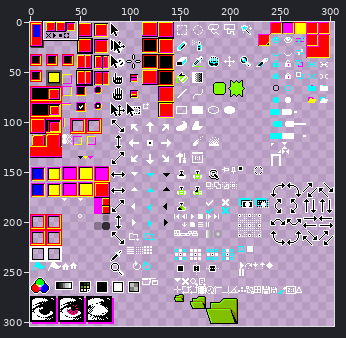
Edited in one commit: sprite sheet (Aseprite 95/template-dark/sheet.png). The picture above shows the old version from afar; the outline marks the close-up.
Close-up. Before:
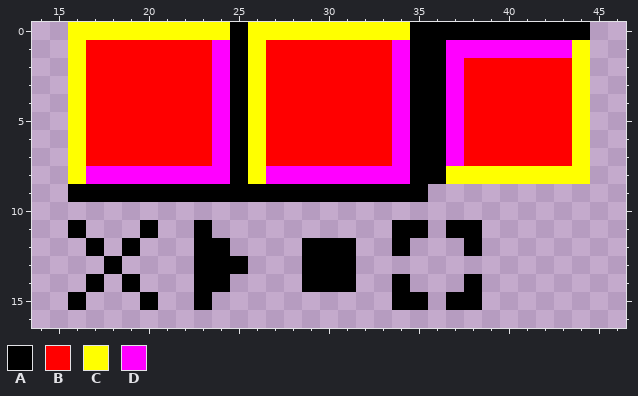
The file is 304x304 pixels. Pixels under 10% opacity are left out. Colours within 5 levels of each other are drawn and written as one. Shown: x 14..46, y 0..16. The commit also changed other parts of the picture, which this record leaves out.
Palette (. is transparent): A #000000  B #ff0000  C #ffff00  D #ff00ff
Pixels before, first column x 16:
 0 CCCCCCCCCACCCCCCCCCAAAAAAAAAA
 1 CBBBBBBBDACBBBBBBBDAADDDDDDDC
 2 CBBBBBBBDACBBBBBBBDAADBBBBBBC
 3 CBBBBBBBDACBBBBBBBDAADBBBBBBC
 4 CBBBBBBBDACBBBBBBBDAADBBBBBBC
 5 CBBBBBBBDACBBBBBBBDAADBBBBBBC
 6 CBBBBBBBDACBBBBBBBDAADBBBBBBC
 7 CBBBBBBBDACBBBBBBBDAADBBBBBBC
 8 CDDDDDDDDACDDDDDDDDAACCCCCCCC
 9 AAAAAAAAAAAAAAAAAAAA.........
10 .............................
11 A...A..A..........AA.AA......
12 .A.A...AA....AAA..A...A......
13 ..A....AAA...AAA.............
14 .A.A...AA....AAA..A...A......
15 A...A..A..........AA.AA......
After the commit:
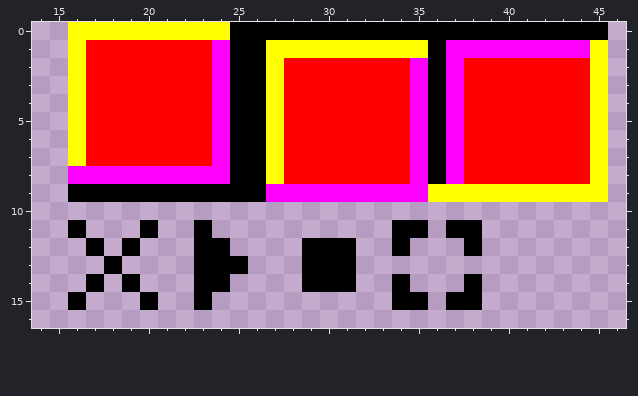
Change:
y 0: x 26..34 CCCCCCCCC -> AAAAAAAAA; x 45 . -> A
y 1: x 26..35 CBBBBBBBDA -> ACCCCCCCCC; x 44..45 C. -> DC
y 2..7: x 26..27 CB -> AC; x 34..35 DA -> BD; x 44..45 C. -> BC
y 8: x 16 C -> D; x 26..35 CDDDDDDDDA -> ACBBBBBBBD; x 37..45 CCCCCCCC. -> DBBBBBBBC
y 9: x 27..45 AAAAAAAAA.......... -> DDDDDDDDDCCCCCCCCCC
